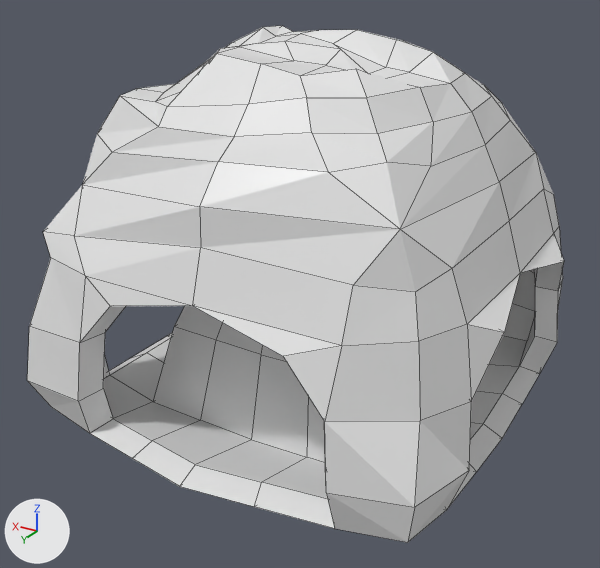
The Blender file Content/Meshes/SM_Mine.blend as it was, and as the next commit left it.
Rendered twice from a 50 mm lens placed at (-1.63, 2.88, 0.96), pointed at (0.01, 0.13, -0.42). Every picture has the same lights, and +X, +Y and +Z are marked at lower left. Mesh edges are drawn as thin lines.

Script lines for the objects in view, before the commit:
```python
me_cube = bpy.data.meshes.new('Cube')
me_cube.from_pydata(...)  # 464 vertices, 480 faces; spans x -0.94..0.91, y -0.91..0.94, z -1.02..0.59
me_cube.materials.append(mat_material)  # white #e7e7e7
# before: 33 (0.51, 0.85, -0.23) at pixel (85, 275), 114 (0.0, 0.86, -0.23) at pixel (192, 305), 115 (0.0, 0.8, 0.11) at pixel (199, 206), 162 (0.86, 0.71, -0.17) at pixel (42, 231), 173 (0.0, 0.8, -0.03) at pixel (200, 247)
# before: 178 (-0.37, 0.88, -0.31) at pixel (283, 356), 179 (0.37, 0.88, -0.31) at pixel (110, 306), 298 (0.0, 0.78, -0.22), 362 (-0.33, 0.79, -0.3), 363 (0.33, 0.79, -0.3)
# before: 38 (-0.85, 0.51, -0.23) at pixel (467, 324), 112 (-0.86, 0.0, -0.23) at pixel (520, 272), 172 (-0.8, 0.0, -0.03) at pixel (509, 220), 182 (-0.94, 0.4, -0.29) at pixel (504, 332), 183 (-0.94, -0.35, -0.29) at pixel (564, 261)
# before: 296 (-0.78, 0.0, -0.22), 367 (-0.85, -0.32, -0.27)
ob_cube = bpy.data.objects.new('Cube', me_cube)
ob_cube.location = (0.0, 0.0, 0.0)
```
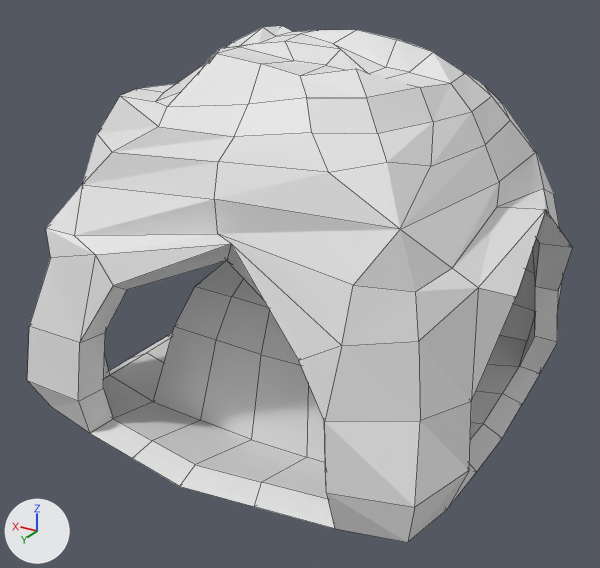
Boxes (x1, y1, x2, y2) around the edits, measured in the pictures (600 x 568 px; the box of a moved part takes in the faces that stretch with it):
'Cube', reshaped
    before: (27, 26, 564, 543)
    after: (27, 26, 573, 543)
part 1 of me_cube, moved or reshaped
    both: (30, 152, 400, 422)
part 2 of me_cube, moved or reshaped
    before: (401, 153, 564, 421)
    after: (401, 153, 573, 421)

What changed in the scene script:
```text
Change me_cube:
    where me_cube.from_pydata(...)  # 464 vertices, 480 faces; spans x -0.94..0.91, y -0.91..0.94, z -1.02..0.59
    used by ob_cube; location = (0.0, 0.0, 0.0)
    verts and faces of me_cube; kept vertices keep their numbers, new ones are numbered from 464
    remove me_cube.materials.append(mat_material)  # white #e7e7e7
    me_cube part 1
    add verts[33] = (0.45, 0.84, -0.14)  # moved, pixel (95, 254)
    add verts[114] = (-0.16, 0.84, 0.02)  # moved, pixel (231, 243)
    add verts[115] = (-0.02, 0.74, 0.12)  # moved, pixel (214, 199)
    add verts[162] = (0.83, 0.73, -0.14)  # moved, pixel (45, 228)
    add verts[173] = (-0.02, 0.73, 0.0)  # moved, pixel (217, 233)
    add verts[178] = (-0.43, 0.88, -0.31)  # moved, pixel (298, 360)
    add verts[179] = (0.35, 0.87, -0.23)  # moved, pixel (113, 285)
    add verts[298] = (-0.05, 0.73, -0.1)  # moved, pixel (226, 260)
    add verts[362] = (-0.38, 0.74, -0.33)  # moved
    add verts[363] = (0.36, 0.8, -0.27)  # moved, pixel (127, 289)
    me_cube part 2
    add verts[38] = (-0.87, 0.49, -0.11)  # moved, pixel (478, 287)
    add verts[112] = (-0.89, -0.15, -0.02)  # moved, pixel (545, 209)
    add verts[172] = (-0.75, 0.01, 0.01)  # moved, pixel (496, 207)
    add verts[182] = (-0.96, 0.37, -0.16)  # moved, pixel (516, 296)
    add verts[183] = (-0.96, -0.38, -0.23)  # moved, pixel (572, 247)
    add verts[296] = (-0.8, -0.16, -0.06)  # moved
    add verts[367] = (-0.85, -0.29, -0.21)  # moved, pixel (539, 243)
```
